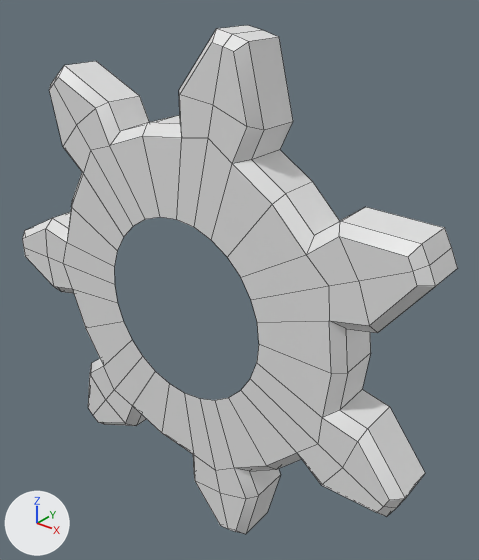
An edit to the FBX model RailRiderUnity/Assets/Models/Jumper/jumper.fbx, drawn before and after from the same camera.
Both versions are drawn from a camera (50 mm lens) standing at (1.97, -2.13, 1.53) and looking at (0.12, 0.19, 0.09). Every picture has the same lights, and +X, +Y and +Z are marked at lower left. Mesh edges are drawn as thin lines. Where no turn or scale is listed for an object, it has been applied to the vertices.

Objects in the first picture: 'Gear'.
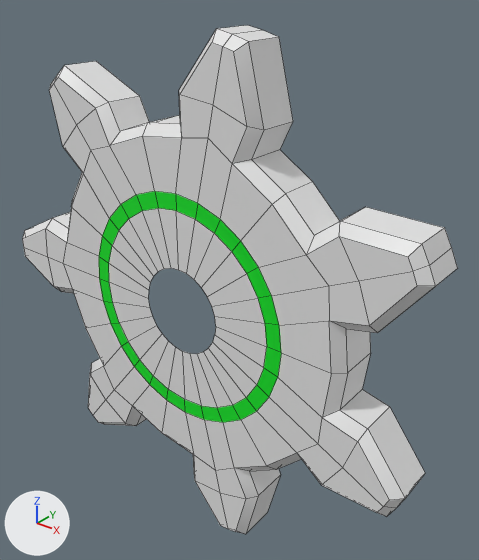
The newer file is also rescaled (x2.0), turned or shifted as a whole; pictures and numbers use the older file's frame.

Where the change shows, as pixel boxes [x1, y1, x2, y2] in the pictures (479 x 560 px):
part 1 of me_gear_003, built on: [63, 136, 331, 470] in both

Edits to the bpy script that builds the scene:
```text
Add mat_material_002:
    mat_material_002 = principled_material('Material.002')
    mat_material_002.base_color = (0.8, 0.8, 0.8)  # white #e7e7e7
Add mat_foo:
    mat_foo = principled_material('foo')
    mat_foo.base_color = (0.0, 0.8, 0.0168)  # green #00e723
Change me_gear_003:
    used by ob_gear; location = (0.0, 0.0, 0.0)
    remove me_gear_003.from_pydata(...)  # 210 vertices, 168 faces; spans x -1.3..1.2, y -0.12..0.12, z -1.28..1.28
    add me_gear_003.from_pydata(...)  # 266 vertices, 224 faces; spans x -1.3..1.2, y -0.12..0.12, z -1.28..1.28
    me_gear_003 part 1
    28 vertices move from x -0.47..0.47, y -0.12, z -0.47..0.47 to x -0.59..0.59, y -0.12, z -0.59..0.59
    56 vertices are added at x -0.51..0.51, y -0.12, z -0.51..0.51
    28 new faces join them, mat_material_002 (white #e7e7e7)
    28 new faces join them, mat_foo (green #00e723)
    add me_gear_003.materials.append(mat_material_002)  # white #e7e7e7
    add me_gear_003.materials.append(mat_foo)  # green #00e723
```
